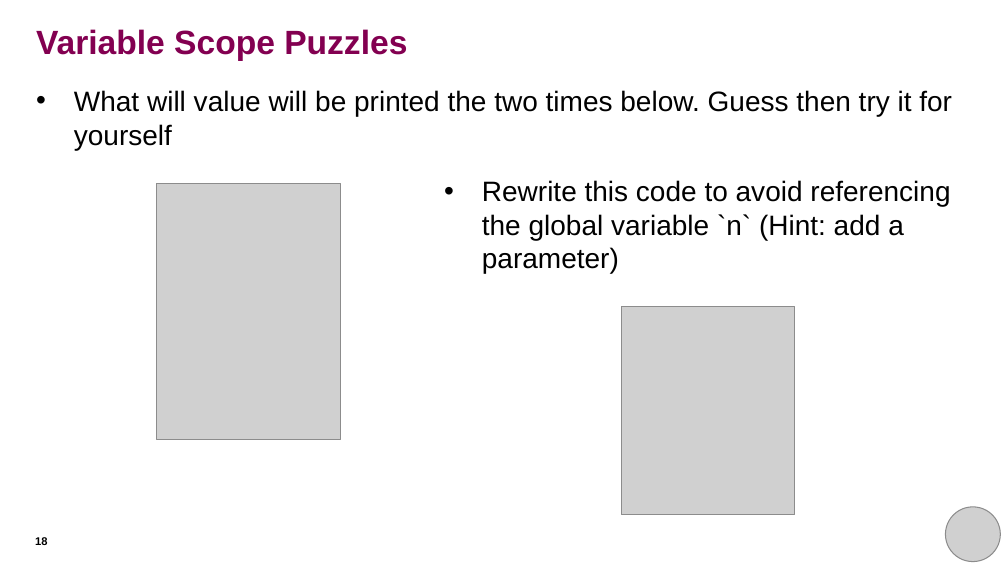
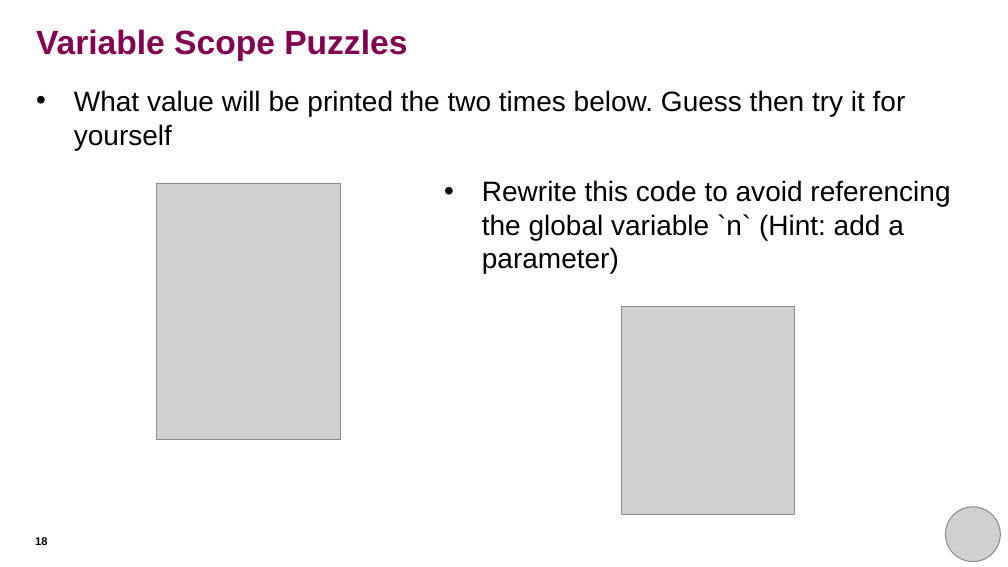
Before and after one commit to THargreaves/beginners-python, a slide deck: slide 18 of session_six/session_six_presentation.pptx. Drawn at 1008x567 pixels with LibreOffice and Linux fonts; fonts in the diff are those of the drawing; grey boxes stand for pictures. Boxes give left, top, right and bottom in pixels: in the first picture for what was removed or moved away, otherwise in the second. Text is boxed around its words. In the diff, an @@ line names an element or a change of style, - is before the commit and + after.

Commit message:
Fix typo

```diff
--- a/session_six/session_six_presentation.pptx
+++ b/session_six/session_six_presentation.pptx
@@ text at box(74, 90, 906, 150): text changed @@
-• What will value will be printed the two times below. Guess then try it for yourself
+• What value will be printed the two times below. Guess then try it for yourself
```
